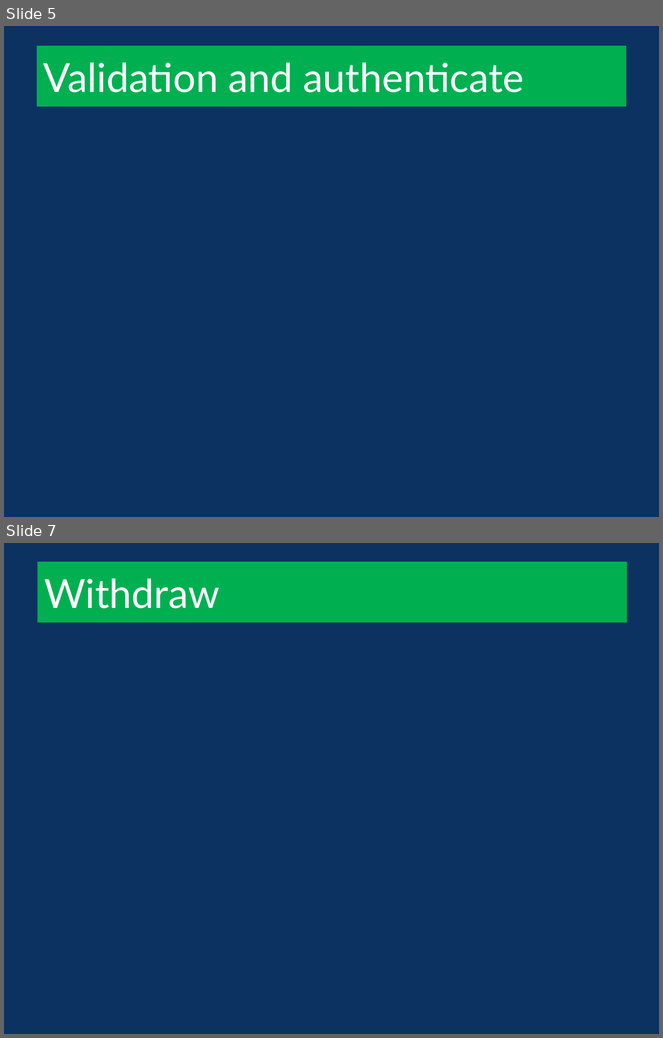
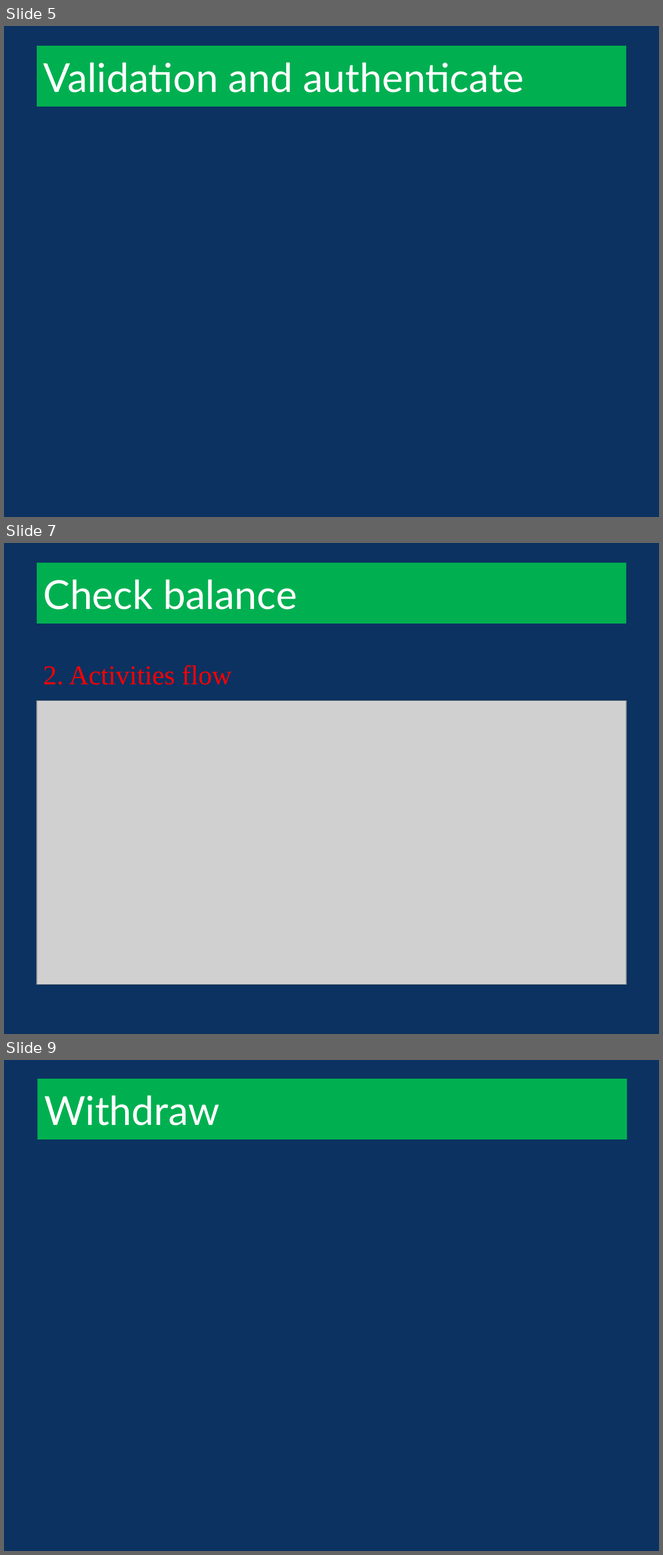
Before and after one commit to heartsmile/ATM_HMPQ, a slide deck: doc/ATM slide.pptx. Shown one above the other, each under a label of ours: slides 5 and 7 before the commit, slides 5, 7 and 9 after it; the slides between them are not shown. The pictures are 663x1038 and 663x1555 pixels, drawn with LibreOffice and Linux fonts; fonts in the diff are those of the drawing; grey boxes stand for pictures; background and template pictures are left out. Boxes give left, top, right and bottom in pixels: in the first picture for what was removed or moved away, otherwise in the second. Text is boxed around its words. In the diff, an @@ line names an element or a change of style, - is before the commit and + after.

```diff
--- a/doc/ATM slide.pptx
+++ b/doc/ATM slide.pptx
@@ slide 7 added at box(4, 543, 659, 1034), background #0B3261 @@
@@ title added at box(37, 563, 626, 624), fill #00B050, 44 pt, text #FFFFFF @@
+Check balance
@@ text added at box(43, 665, 232, 685), 30 pt, text #FF0000 @@
+2. Activities flow
@@ picture added at box(37, 701, 626, 984) @@
@@ what was slide 7 is now slide 9 @@
```
Also in this commit, not shown: 2 other slides added, 1 slide removed, 3 other files.
